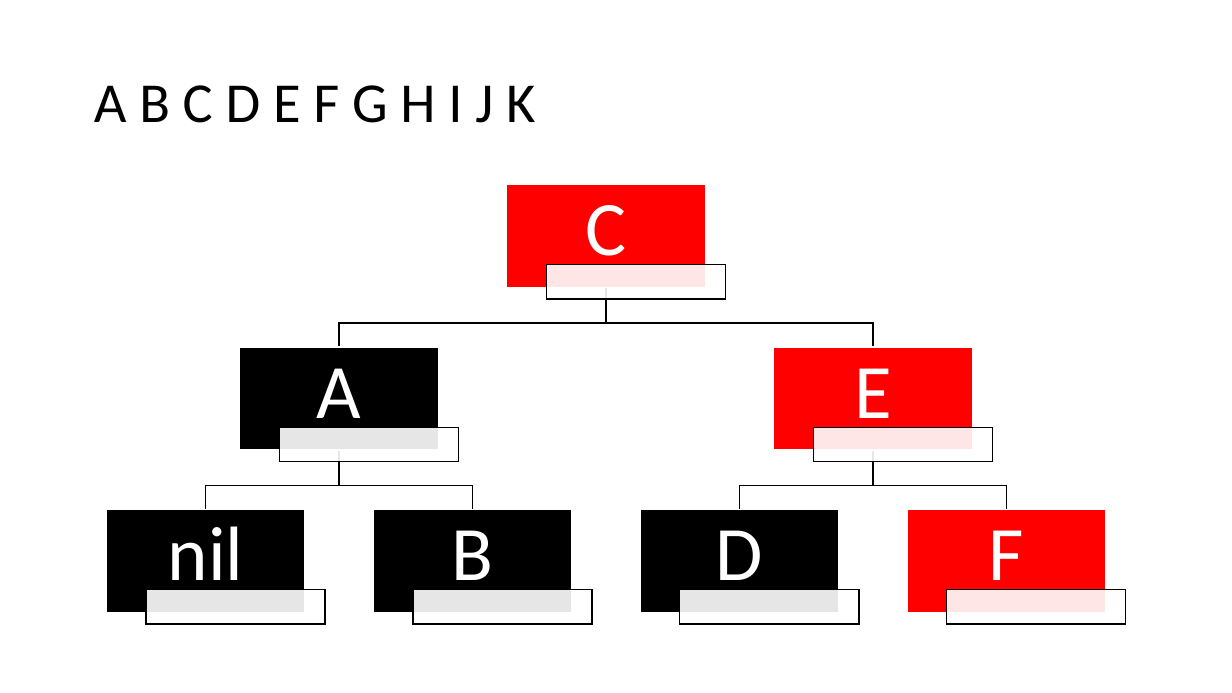
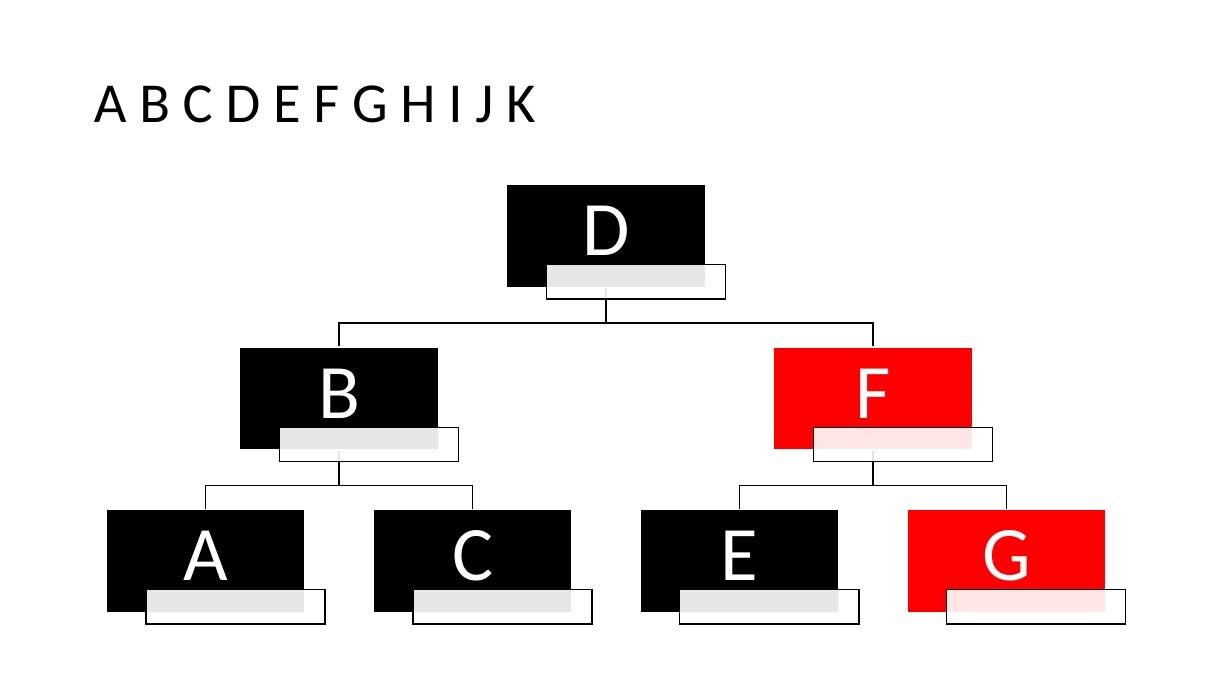
Before and after one commit to TeamOhneNamen/haw.bai3.adp, a slide deck: slide 30 of doc/p3/3.3.pptx (slide 28 before the commit). Drawn at 1232x693 pixels with LibreOffice and Linux fonts; fonts in the diff are those of the drawing. Boxes give left, top, right and bottom in pixels: in the first picture for what was removed or moved away, otherwise in the second. Text is boxed around its words. In the diff, an @@ line names an element or a change of style, - is before the commit and + after.

```diff
--- a/doc/p3/3.3.pptx
+++ b/doc/p3/3.3.pptx
@@ text "D": place and size @@
-text "D" at [716,530,763,598]
+text "D" at [582,205,629,273]
@@ rectangle at [506,185,705,287]: fill #FF0000 to #000000 @@
@@ text "B": place and size @@
-text "B" at [452,530,494,598]
+text "B" at [318,368,360,436]
@@ text "F": place and size @@
-text "F" at [989,530,1024,598]
+text "F" at [855,368,890,436]
@@ text "A": place and size @@
-text "A" at [317,368,362,436]
+text "A" at [183,530,228,598]
@@ text removed at [168,526,244,598] @@
-nil
@@ text "C": place and size @@
-text "C" at [585,205,626,273]
+text "C" at [452,530,493,598]
@@ text "E": place and size @@
-text "E" at [854,368,892,436]
+text "E" at [721,530,759,598]
@@ text added at [982,530,1031,598], 60 pt, text #FFFFFF @@
+G
```
Also in this commit, not shown: 7 other slides changed, 11 slides added.
